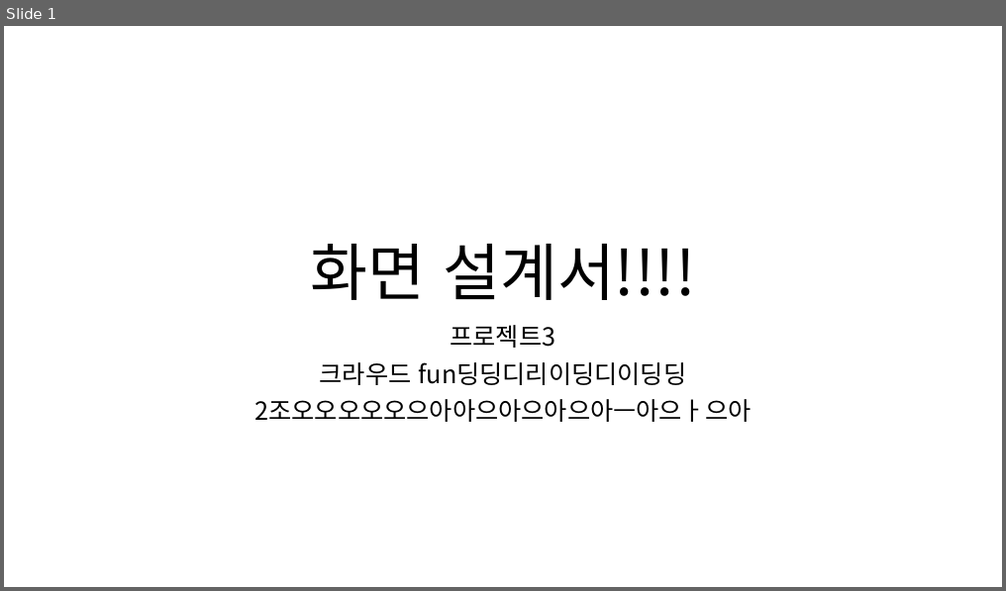
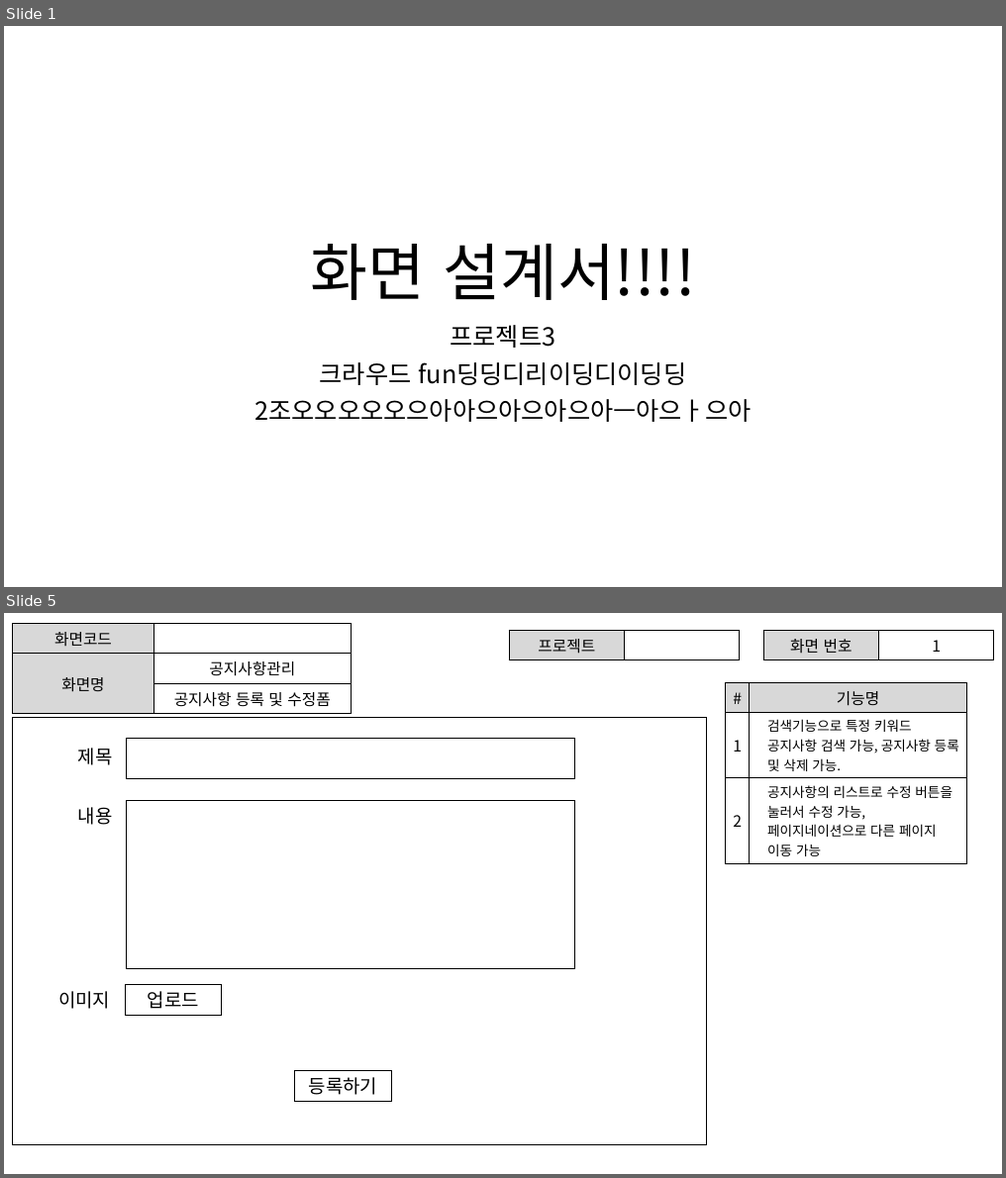
Before and after one commit to ezenteam2/RentalEquip, a slide deck: 0 발표용 파워포인트/0327 4차발표/0327 project04 - 파워포인트 - 형준.pptx. Shown one above the other, each under a label of ours: slide 1 before the commit, slides 1 and 5 after it; the slides between them are not shown. The pictures are 1006x591 and 1006x1178 pixels, drawn with LibreOffice and Linux fonts; fonts in the diff are those of the drawing. Boxes give left, top, right and bottom in pixels: in the first picture for what was removed or moved away, otherwise in the second. Text is boxed around its words. In the diff, an @@ line names an element or a change of style, - is before the commit and + after.

```diff
--- a/0 발표용 파워포인트/0327 4차발표/0327 project04 - 파워포인트 - 형준.pptx
+++ b/0 발표용 파워포인트/0327 4차발표/0327 project04 - 파워포인트 - 형준.pptx
@@ slide 5 added at box(4, 613, 1002, 1174), background #FFFFFF @@
@@ table added at box(12, 624, 350, 711), 3 rows, 2 columns @@
+화면코드 | 
+화면명 | 공지사항관리
+ | 공지사항 등록 및 수정폼
@@ table added at box(509, 630, 740, 658), 1 rows, 2 columns @@
+프로젝트 | 
@@ table added at box(764, 630, 994, 657), 1 rows, 2 columns @@
+화면 번호 | 1
@@ table added at box(726, 682, 967, 861), 3 rows, 2 columns @@
+# | 기능명
+1 | 검색기능으로 특정 키워드 공지사항 검색 가능, 공지사항 등록 및 삭제 가능.
+2 | 공지사항의 리스트로 수정 버튼을 눌러서 수정 가능, 페이지네이션으로 다른 페이지 이동 가능
@@ rectangle added at box(12, 718, 706, 1146), outline #000000 1 pt @@
@@ text added at box(78, 748, 113, 765), 18 pt, text #000000 @@
+제목
@@ rectangle added at box(127, 738, 574, 779), outline #000000 1 pt @@
@@ text added at box(78, 807, 113, 825), 18 pt, text #000000 @@
+내용
@@ rectangle added at box(127, 801, 574, 970), outline #000000 1 pt @@
@@ text added at box(58, 991, 110, 1009), 18 pt, text #000000 @@
+이미지
@@ rectangle added at box(126, 985, 222, 1015), outline #000000 1 pt, 18 pt, text #000000 @@
+업로드
@@ rectangle added at box(295, 1071, 392, 1101), outline #000000 1 pt, 18 pt, text #000000 @@
+등록하기
```
Also in this commit, not shown: 26 other slides added, 3 other files.
